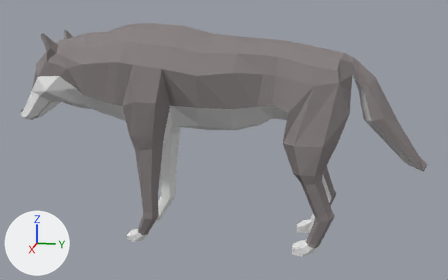
A saved change to the Blender file Models/animal/resize/b_wolf.blend.
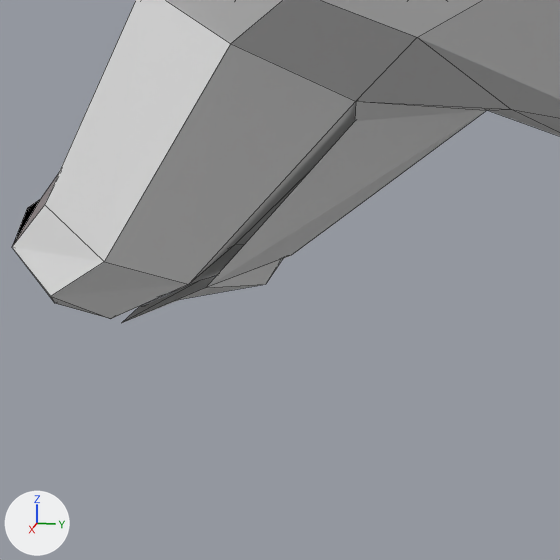
There are two pictures of each version: one whole from a 50 mm camera at (3.286, 0.739, 1.39) aimed at (-0.004, 0.081, 0.567), one close up on the part from 4% to 15% of the width and 33% to 50% of the height. The axes (+X, +Y, +Z) are drawn at lower left. The lights are the same throughout. The close-ups show mesh edges as thin lines. The same objects are shown in both versions, whatever each file hides.
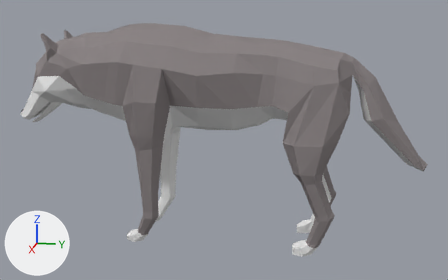
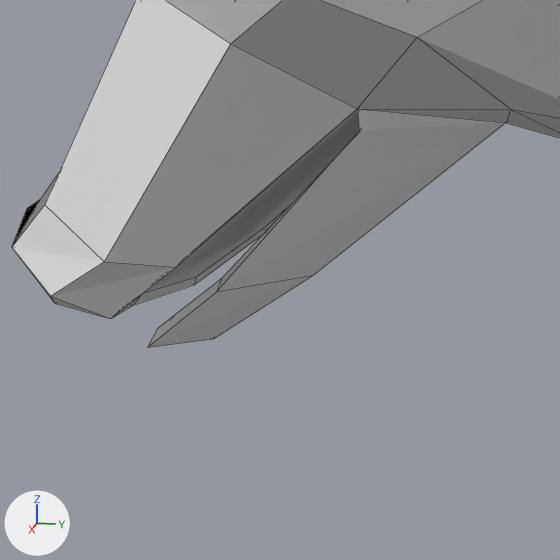
Where the newer file only moved an object's origin or applied its transform, the numbers keep the older frame.

What differs and where, as boxes (x1, y1, x2, y2) in the close-ups (560 x 560 px):
'Cylinder', reshaped, modifiers changed
    before: (12, 0, 560, 323)
    after: (12, 0, 560, 348)
part 1 of me_cylinder_001, built on
    before: (51, 44, 560, 323)
    after: (51, 44, 560, 348)

What changed in the scene script:
```text
Change me_cylinder_001:
    used by ob_cylinder; location = (0.0, 0.0, 0.6); scale = (1.0, 1.0, 1.01)
    remove me_cylinder_001.from_pydata(...)  # 278 vertices, 264 faces; spans x 0.0..0.3, y -1.13..1.17, z -0.6..0.6
    add me_cylinder_001.from_pydata(...)  # 508 vertices, 527 faces; spans x -0.3..0.3, y -1.13..1.17, z -0.6..0.6
    me_cylinder_001 part 1
    7 vertices are removed from x 0.0..0.04, y -1.07..-0.87, z 0.04..0.16
    16 faces are deleted
    4 vertices move from x 0.0..0.05, y -1.02..-0.92, z 0.06..0.15 to x 0.0..0.06, y -1.07..-0.91, z 0.05..0.15
    232 vertices are added at x -0.3..0.06, y -1.11..1.15, z -0.6..0.57
    5 new vertices lie (0.01, 0.04, 0.02) away from vertices in x -0.19..0.03, y -1.06..0.49, z -0.57..0.05
    133 new faces join them, mat_material_002 (white #e7e7e7)
    144 new faces join them, mat_material (grey #8c8686)
    2 new faces join them, mat_material_001 (black #000000)
Change ob_cylinder:
    remove _m = ob_cylinder.modifiers.new('Mirror', 'MIRROR')
```
